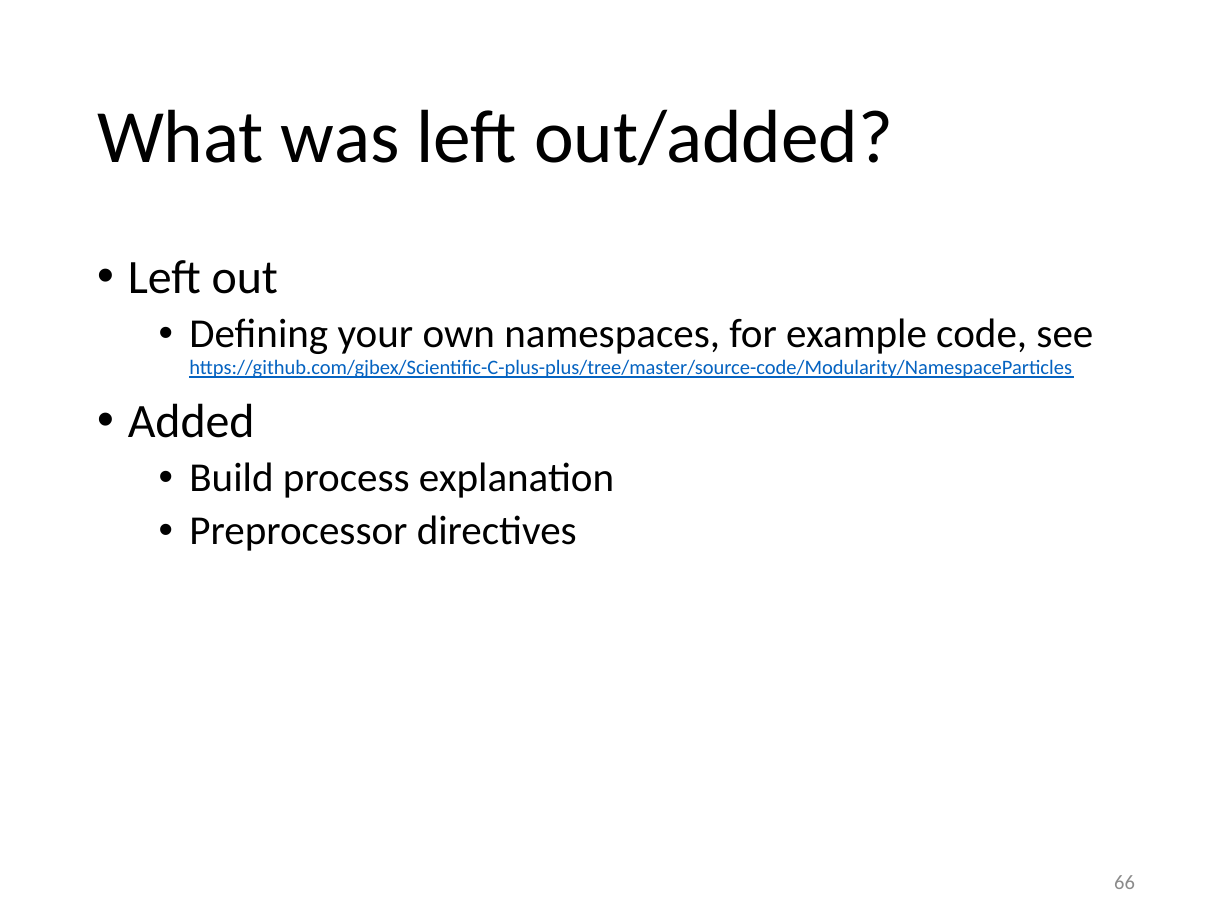
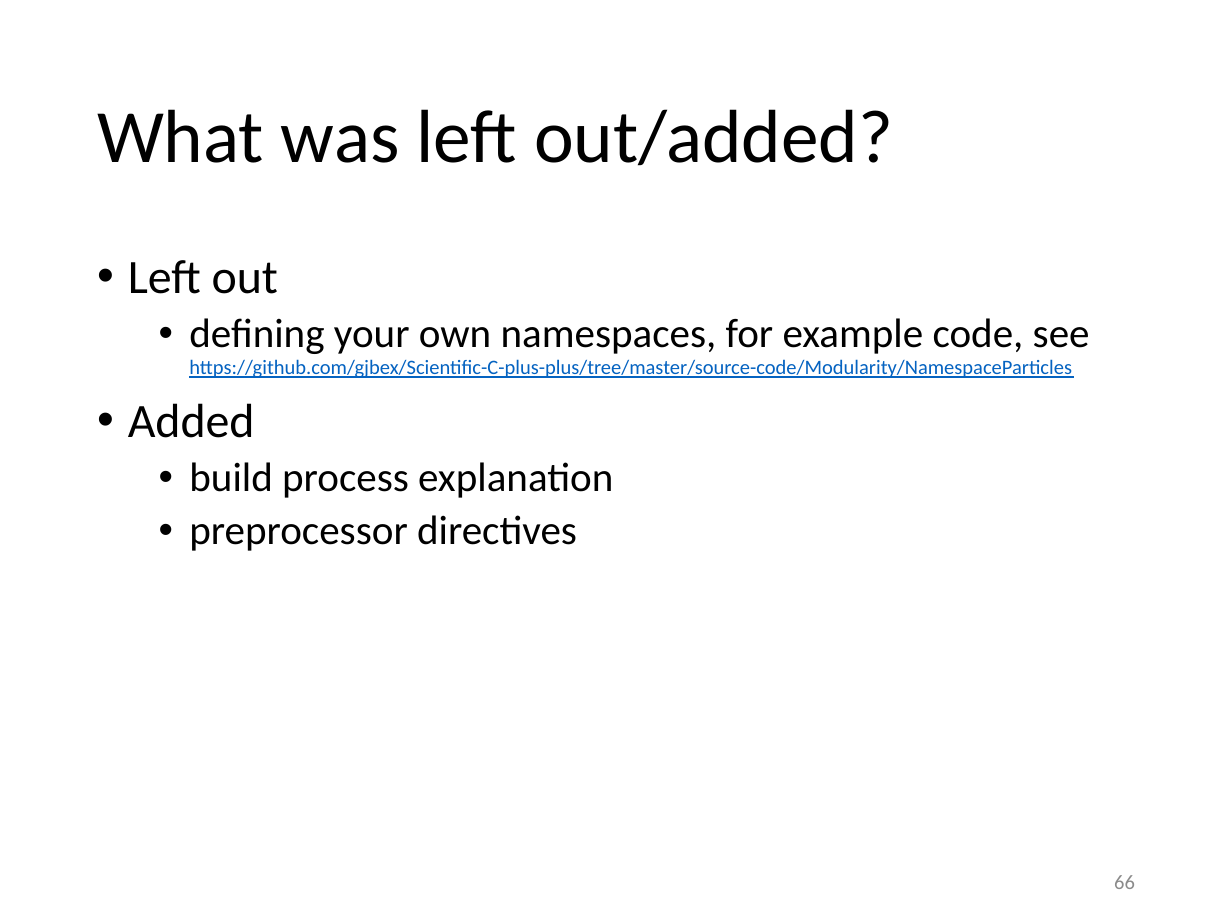
Before and after one commit to gjbex/Scientific-C-plus-plus, a slide deck: slide 66 of scientific_cpp.pptx. Drawn at 1232x924 pixels with LibreOffice and Linux fonts; fonts in the diff are those of the drawing. Boxes give left, top, right and bottom in pixels: in the first picture for what was removed or moved away, otherwise in the second. Text is boxed around its words. In the diff, an @@ line names an element or a change of style, - is before the commit and + after.

```diff
--- a/scientific_cpp.pptx
+++ b/scientific_cpp.pptx
@@ text at bbox=[189, 318, 1090, 378]: text changed @@
-  • Defining your own namespaces, for example code, see
-    https://github.com/gjbex/Scientific-C-plus-plus/tree/master/source-code/Modularity/NamespaceParticles
+  • defining your own namespaces, for example code, see
+    https://github.com/gjbex/Scientific-C-plus-plus/tree/master/source-code/Modularity/NamespaceParticles
@@ text at bbox=[189, 462, 613, 551]: text changed @@
-  • Build process explanation
-  • Preprocessor directives
+  • build process explanation
+  • preprocessor directives
```
Also in this commit, not shown: 1 other slide changed.
